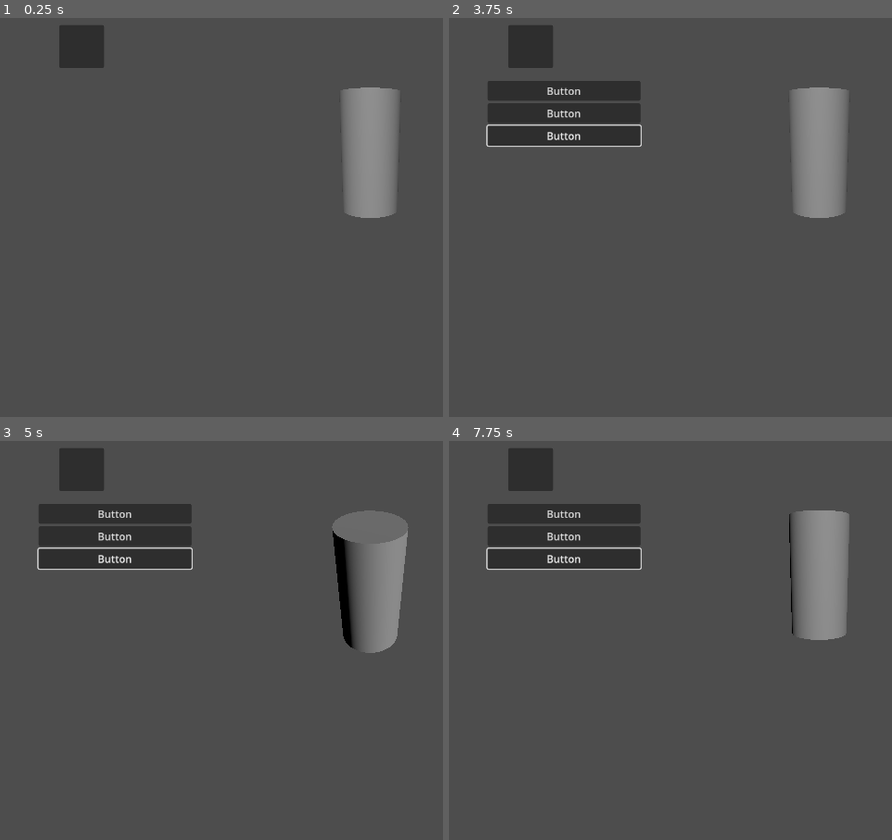
Above: before the commit, frames 1-4 (two rows, left to right).
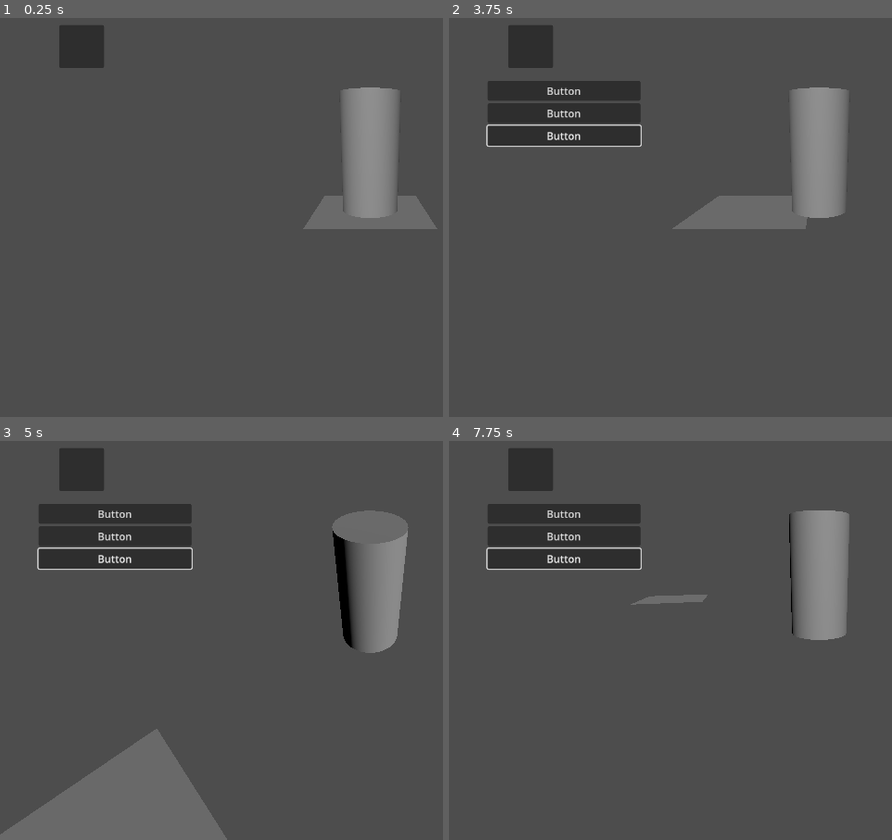
Above: after the commit, the same moments.

Repository: muriplz/Puaj
Game: Godot game, scene res://level.tscn
Two runs of this game, one before a commit and one after it. Both use one fixed random seed, a clock stepped at 60 frames per second and the inputs below.
Inputs (mouse positions are in pixels of both pictures, inside the frame that each line leads up to):
- Up to frame 1 (0.25 s): no input
- Up to frame 2 (3.75 s): click (528, 45) at 0.5 s; click "Button" at 1.25 s; click "Button" at 2 s; click "Button" at 2.75 s; tap Enter at 3.5 s; move the mouse to (outside the picture) at 3.52 s; hold D (right) from 3.53 s (still down); click (outside the picture) at 3.67 s
- Up to frame 3 (5 s): release D (right) at 4.25 s; drag from (221, 652) to (332, 716) at 4.27 s
- Up to frame 4 (7.75 s): tap Space at 5, 6.5 s; move the mouse to (outside the picture) at 5.02 s; hold D (right) 5.03-5.75 s; tap Enter at 5.75, 7.25 s; drag from (781, 716) to (595, 568) at 5.77 s; move the mouse to (outside the picture) at 6.52 s; hold A (left) 6.53-7.25 s; drag from (595, 568) to (710, 528) at 7.27 s

The runs differ from the first frame. In frame 1, 1.5% of the frame differs, in the area x 68-99%, y 44-53%; in frame 2, 1.9%; in frame 3, 7.4%, in the area x 0-52%, y 72-100%; in frame 4, 0.3%.

Commit message:
WORKS

Diff:
--- a/level.tscn
+++ b/level.tscn
@@ -10,6 +10,8 @@
 [sub_resource type="CylinderShape3D" id="CylinderShape3D_x3jx3"]
 
 [sub_resource type="CylinderMesh" id="CylinderMesh_3005l"]
+
+[sub_resource type="PlaneMesh" id="PlaneMesh_an7ca"]
 
 [node name="Level" type="Node3D"]
 script = ExtResource("1_qh5ps")
@@ -30,6 +32,7 @@
 script = ExtResource("2_j6n1o")
 
 [node name="GridMap" type="GridMap" parent="."]
+transform = Transform3D(10, 0, 0, 0, 10, 0, 0, 0, 10, 0, 0, 0)
 
 [node name="TileManager" type="Node3D" parent="."]
 script = ExtResource("3_carvu")
@@ -82,3 +85,8 @@
 [node name="Button3" type="Button" parent="UI/Hall/VBoxContainer"]
 layout_mode = 2
 text = "Button"
+
+[node name="MeshInstance3D" type="MeshInstance3D" parent="."]
+mesh = SubResource("PlaneMesh_an7ca")
+
+[connection signal="image_loaded" from="TileManager/TileGetter" to="TileManager" method="_on_image_loaded"]
--- a/scripts/Level.gd
+++ b/scripts/Level.gd
@@ -10,6 +10,5 @@
 		print("Player node not found.")
 
 func _on_player_move(player_position):
-	var tile_manager = $TileManager
-	tile_manager.request_load_tile(Utils.world_to_tile(player_position))
+	pass
 	# Additional logic to be executed when the player moves.
--- a/scripts/player/PlayerMovement.gd
+++ b/scripts/player/PlayerMovement.gd
@@ -4,9 +4,12 @@
 
 @onready var camera = $Camera3D
 
-var tile_manager
+@onready var tile_manager = get_parent().get_node("TileManager")
 
 signal player_moved
+
+func _ready():
+	pass
 
 func _physics_process(_delta):
 	var direction = Vector3.ZERO
@@ -31,17 +34,14 @@
 
 	# Move the character
 	move_and_collide(direction)
-
+	update_tiles_around_player()
 
 
 	# Update the tiles depending on render distance
 
-func _ready():
-	update_tiles_around_player()
+func update_tiles_around_player():
 
-func update_tiles_around_player():
-	tile_manager = get_parent().get_node("TileManager")
 	var tile_coords = Utils.world_to_tile(global_transform.origin)
-	tile_manager.request_load_tile(tile_coords)
+	tile_manager.request_tile_image(tile_coords)
 
 	#tile_manager.update_tiles_around(player_tile_coords)
--- a/scripts/tile_getter.gd
+++ b/scripts/tile_getter.gd
@@ -1,41 +1,51 @@
 extends HTTPRequest
 
-# Define a signal that includes both the texture and the tile coordinates
+# Signal emitted when an image is successfully loaded
+# Passes the image texture along with the tile coordinates
 signal image_loaded(texture, tile_coords)
 
+# Dictionary to track ongoing requests
+var ongoing_requests := {}
+
 func request_image(tile_coords: Vector2):
+	var key := str(tile_coords)
+	# Check if a request for these coordinates is already ongoing
+	if key in ongoing_requests:
+		return
 
-
-		# Ensure this HTTPRequest node is configured to not be in the tree multiple times.
-	if is_inside_tree():
-		queue_free()
+	var url := "https://kryeit.com/images/tiles/15/%s_%s.png" % [tile_coords.x, tile_coords.y]
 
 	var http_request = HTTPRequest.new()
 	add_child(http_request)
 	http_request.request_completed.connect(self._http_request_completed)
-	set_meta("tile_coords", tile_coords)
-	var url = "https://kryeit.com/images/tiles/15/%s_%s.png" % [tile_coords.x, tile_coords.y]
+	set_meta("tile_coords", tile_coords)  # Store tile_coords for later retrieval
 
-	var error = http_request.request(url)
+	var error := http_request.request(url)
 	if error != OK:
-		print("HTTPRequest error: %s" % [error])
+		print("HTTPRequest error: ", error)
 	else:
-		http_request.set_meta("tile_coords", tile_coords)
-# Called when the HTTP request is completed.
-func _http_request_completed(result, response_code, headers, body):
-	var tile_coords = get_meta("tile_coords")
+		print("Request made for tile: ", tile_coords)
+		ongoing_requests[key] = true  # Mark this tile as having an ongoing request
 
-	print("Request completed for tile_coords: ", tile_coords)
+# Callback when the HTTP request is completed
+func _http_request_completed(status: int, response_code: int, headers: PackedStringArray, body: PackedByteArray):
+	var tile_coords := get_meta("tile_coords") as Vector2
+	var key := str(tile_coords)
 
-	if result != OK or response_code != 200:
-		print("HTTP request failed. Result: ", result, ", Response code: ", response_code)
-		return
+	print("Request completed for tile: ", tile_coords)
 
-	var image = Image.new()
-	var error = image.load_png_from_buffer(body)
-	if error == OK:
-		var texture = ImageTexture.create_from_image(image)
-		# Emit the signal with both texture and tile coordinates
-		emit_signal("image_loaded", texture, tile_coords)
+	if status == OK and response_code == 200:
+		var image := Image.new()
+		var error := image.load_png_from_buffer(body)
+		if error == OK:
+			var texture := ImageTexture.create_from_image(image)
+
+			emit_signal("image_loaded", texture, tile_coords)
+			print("Image loaded for tile: ", tile_coords)
+		else:
+			print("Failed to load image from buffer.")
 	else:
-		push_error("Couldn't load the image: ")
+		print("HTTPRequest failed with response code: ", response_code)
+
+	# Remove from ongoing_requests regardless of success or failure
+	ongoing_requests.erase(key)
--- a/scripts/tile_manager.gd
+++ b/scripts/tile_manager.gd
@@ -1,48 +1,72 @@
 extends Node
 
-var gridmap: GridMap
-var loaded_tiles := {}
-var tile_size := Vector2(10, 10)  # Adjust as needed
-var render_distance := 2  # Adjust as needed
-@onready var tile_getter := $TileGetter as HTTPRequest
+# Reference to the TileGetter node
+@onready var tile_getter = $TileGetter
+# Dictionary to keep track of loaded tiles
+var loaded_tiles = {}
+var loaded_meshes = {}
+var tile_size = Vector2(10, 10)  # Size in pixels
 
 func _ready():
-	gridmap = get_parent().get_node("GridMap") as GridMap
-
+	# Connect to the TileGetter's image_loaded signal
 	tile_getter.image_loaded.connect(Callable(self, "_on_image_loaded"))
 
-	print(gridmap)
-	print("TileManager is ready and connected to TileGetter.")
+# Slot for the image_loaded signal
+func _on_image_loaded(texture: Texture, tile_coords: Vector2):
+	print("WAHOO")
+	if not loaded_tiles.has(tile_coords):
+		# Load the tile using TextureRect
+		load_tile(tile_coords, texture)
 
-func _on_tile_getter_image_loaded(texture: Texture, tile_coords: Vector2):
-	if not is_tile_loaded(tile_coords):
-		var mesh_instance := create_mesh_for_tile(tile_coords)
-		apply_texture_to_mesh(mesh_instance, texture)
-		var tile_key := str(tile_coords)
-		loaded_tiles[tile_key] = mesh_instance
-		print("Loaded and applied texture for tile: ", tile_coords)
+func load_tile(tile_coords: Vector2, texture: Texture):
+	var key := str(tile_coords)
+	if not loaded_meshes.has(key):
+		var mesh_instance := create_mesh_instance_with_texture(texture, tile_coords)
+		# Store the mesh instance using tile coordinates as the key
+		loaded_meshes[key] = mesh_instance
+		print("Mesh loaded at: ", tile_coords)
+		# Store the reference to the TextureRect for possible future use
+		loaded_tiles[tile_coords] = tile_coords
+		print("Tile loaded at: ", tile_coords)
 
-func is_tile_loaded(tile_coords: Vector2) -> bool:
-	return str(tile_coords) in loaded_tiles
+func unload_tile(tile_coords: Vector2):
+	if loaded_tiles.has(tile_coords):
+		pass
 
-func request_load_tile(tile_coords: Vector2):
-	if not is_tile_loaded(tile_coords):
-		if tile_getter != null:
-			tile_getter.request_image(tile_coords)
-			print("Requested tile at: ", tile_coords)
+# Functionality to request a tile image based on its coordinates
+func request_tile_image(tile_coords: Vector2):
+	if not loaded_tiles.has(tile_coords):
+		tile_getter.request_image(tile_coords)  # Assumes TileGetter has a request_image method
 
+func create_mesh_instance_with_texture(texture: Texture, tile_coords: Vector2) -> MeshInstance3D:
+	var mesh_instance := MeshInstance3D.new()
+	var plane_mesh := PlaneMesh.new()
+	plane_mesh.size = tile_size # Size of the plane, adjust as needed
 
-func create_mesh_for_tile(tile_coords: Vector2) -> MeshInstance3D:
-	var mesh_instance := MeshInstance3D.new()
-	var position := Vector3(tile_coords.x * tile_size.x, 0, tile_coords.y * tile_size.y)
-	mesh_instance.transform.origin = position
+	var material := StandardMaterial3D.new()
+	material.albedo_texture = texture
+	mesh_instance.mesh = plane_mesh
+	mesh_instance.material_override = material
+
+	# Calculate the position to place the MeshInstance3D at the center of the grid cell
+	var grid_position := Utils.tile_to_world(tile_coords.x, tile_coords.y)
+
+	# Set the position using transform.origin in Godot 4.0 and later
+	mesh_instance.transform.origin = grid_position
+
+	# Add the MeshInstance3D to the scene
 	add_child(mesh_instance)
+
 	return mesh_instance
 
-func apply_texture_to_mesh(mesh_instance: MeshInstance3D, texture: Texture):
-	var material := StandardMaterial3D.new()
-	material.albedo_texture = texture
-	mesh_instance.material_override = material
-	print("Applied texture to mesh for tile_coords: ", mesh_instance.translation)
-
-# Add more functions as needed for updating and unloading tiles.
+func unload_mesh(tile_coords: Vector2):
+	var key := str(tile_coords)
+	if loaded_meshes.has(key):
+		# Explicitly cast the retrieved value to MeshInstance3D
+		var mesh_instance := loaded_meshes[key] as MeshInstance3D
+		if mesh_instance:
+			mesh_instance.queue_free() # Remove the mesh instance from the scene
+			loaded_meshes.erase(key) # Remove the reference from the dictionary
+			print("Mesh unloaded at: ", tile_coords)
+		else:
+			print("Failed to cast to MeshInstance3D or mesh_instance is null for key: ", key)
--- a/scripts/utils/Utils.gd
+++ b/scripts/utils/Utils.gd
@@ -14,8 +14,8 @@
 
 # Converts a world position (Vector3) to tile coordinates (Vector2)
 static func world_to_tile(world_position: Vector3) -> Vector2:
-	var tile_x = int(origin_tile.x + world_position.x / tile_size.x)
-	var tile_y = int(origin_tile.y + world_position.z / tile_size.y)  # Assuming Z-axis is North/South in Godot
+	var tile_x = round(origin_tile.x + world_position.x / tile_size.x)
+	var tile_y = round(origin_tile.y + world_position.z / tile_size.y)  # Assuming Z-axis is North/South in Godot
 	return Vector2(tile_x, tile_y)
 
 # Converts latitude/longitude (Vector2) to a world position (Vector3)
Not shown: 1 places in level.tscn that only renumber resources
